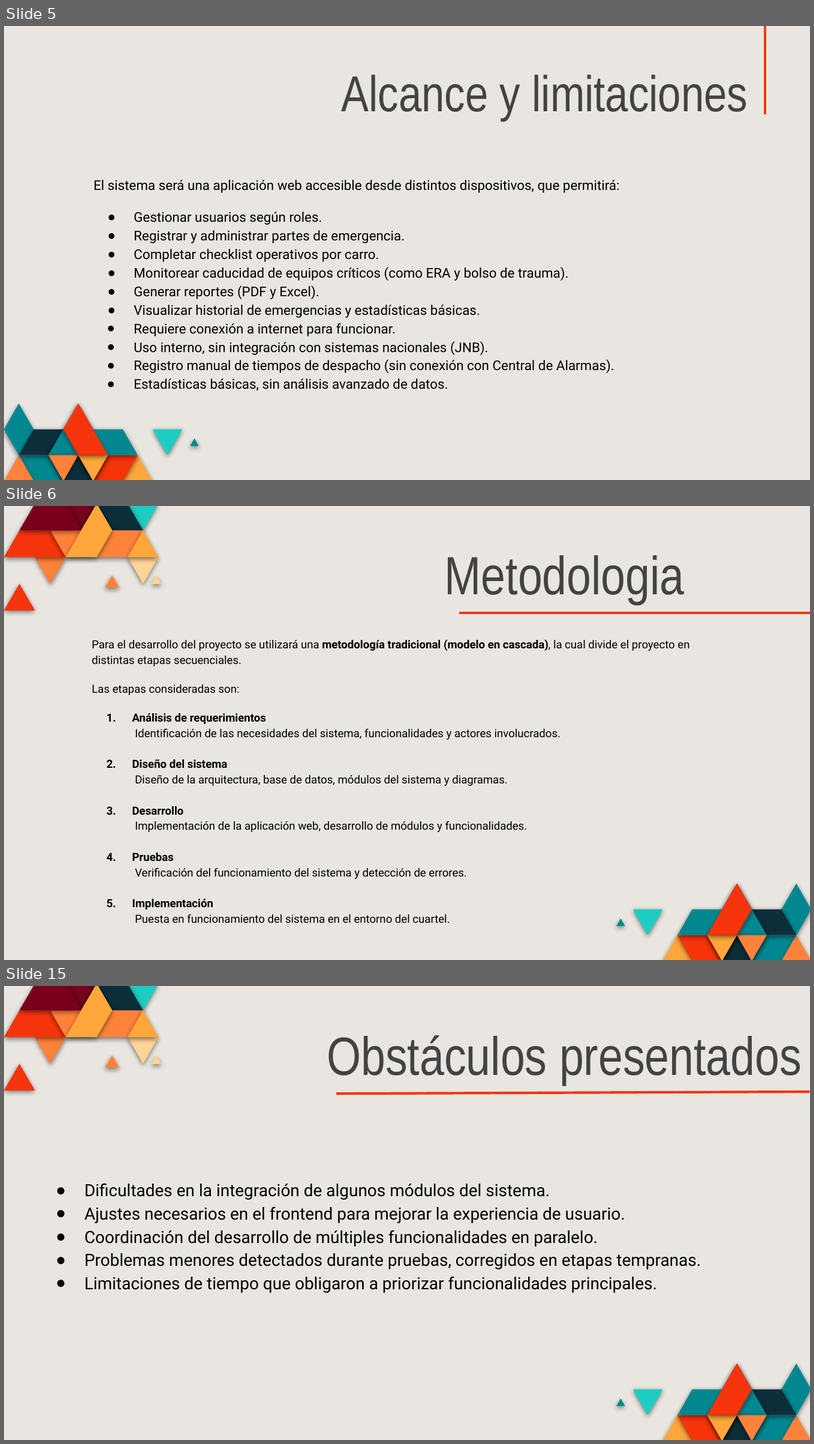
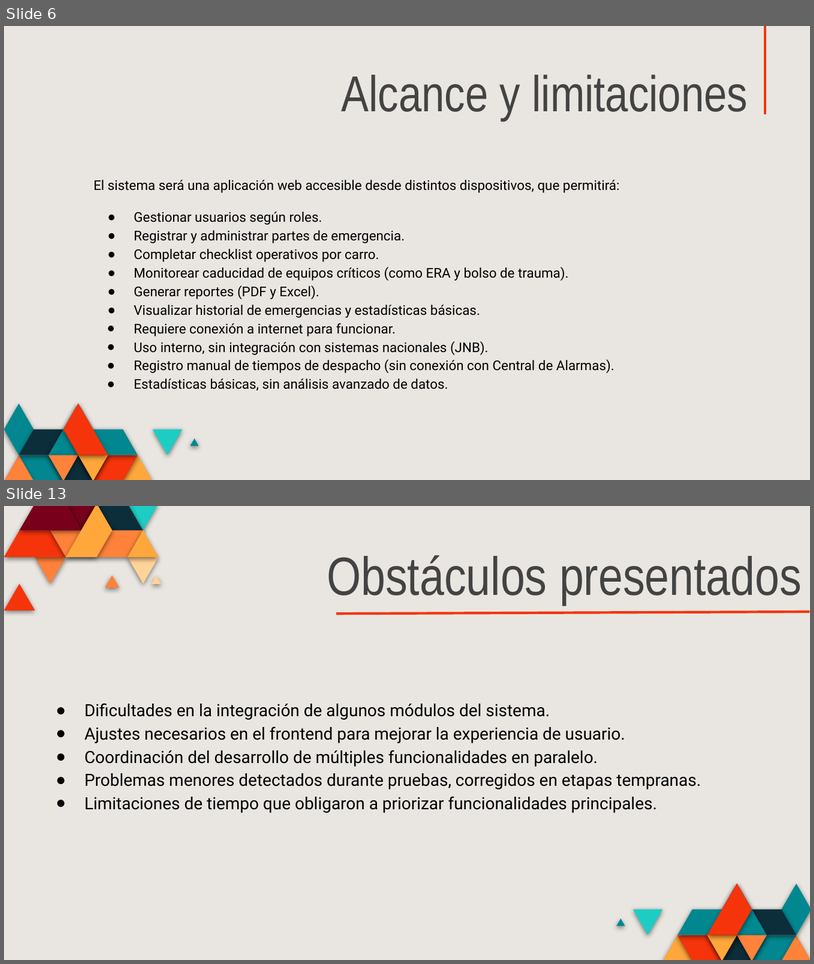
Before and after one commit to DiegoDLS-web/SIDEP, a slide deck: Fase 2/Evidencias Grupales/Presentación.pptx. Shown one above the other, each under a label of ours: slides 5, 6 and 15 before the commit, slides 6 and 13 after it; the slides between them are not shown. The pictures are 814x1444 and 814x964 pixels, drawn with LibreOffice and Linux fonts; fonts in the diff are those of the drawing. Boxes give left, top, right and bottom in pixels: in the first picture for what was removed or moved away, otherwise in the second. Text is boxed around its words. In the diff, an @@ line names an element or a change of style, - is before the commit and + after.

```diff
--- a/Fase 2/Evidencias Grupales/Presentación.pptx
+++ b/Fase 2/Evidencias Grupales/Presentación.pptx
@@ slide 6 removed at (x1=4, y1=506, x2=810, y2=960), background #E9E6E1; not listed: 38 template elements that a slide beside it also shows @@
@@ title removed at (x1=445, y1=555, x2=685, y2=604) @@
-Metodologia
@@ line removed from (459, 612) to (810, 612) @@
@@ subtitle removed at (x1=92, y1=639, x2=690, y2=922) @@
-Para el desarrollo del proyecto se utilizará una metodología tradicional (modelo en cascada), la cual divide el proyecto en distintas etapas secuenciales.
-Las etapas consideradas son:
-1. Análisis de requerimientos
-   Identificación de las necesidades del sistema, funcionalidades y actores involucrados.
-2. Diseño del sistema
-   Diseño de la arquitectura, base de datos, módulos del sistema y diagramas.
-3. Desarrollo
-   Implementación de la aplicación web, desarrollo de módulos y funcionalidades.
-4. Pruebas
-   Verificación del funcionamiento del sistema y detección de errores.
-5. Implementación
-   Puesta en funcionamiento del sistema en el entorno del cuartel.
@@ what was slide 5 is now slide 6 @@
@@ what was slide 15 is now slide 13 @@
```
Also in this commit, not shown: 4 slides changed, 5 slides added, 6 other slides removed, 2 other files.
